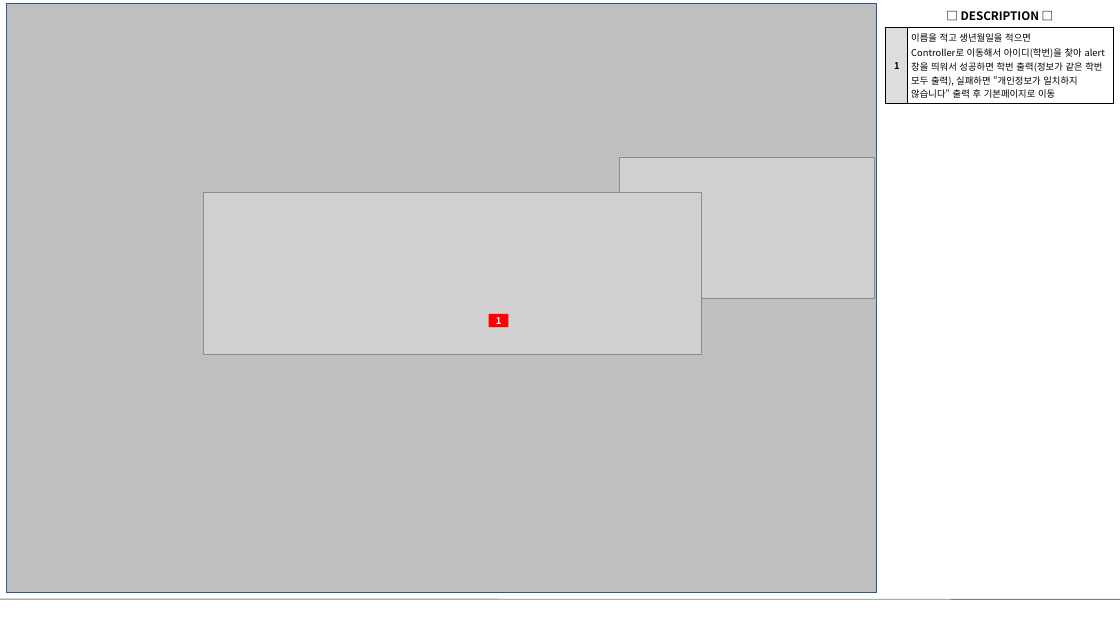
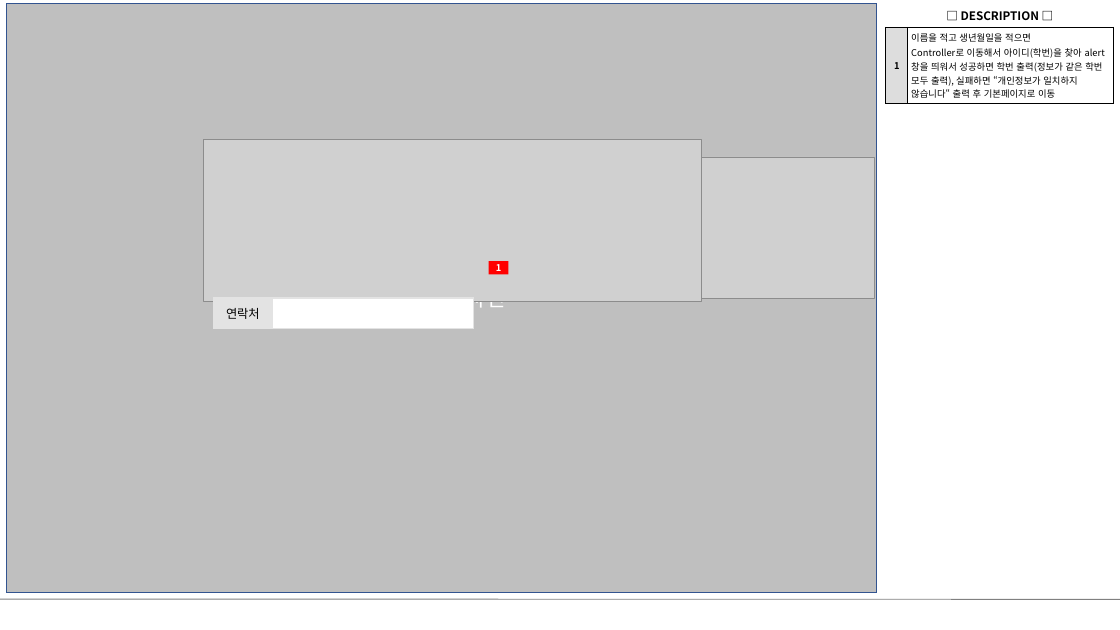
Before and after one commit to stacktack2/second_team_project, a slide deck: slide 2 of 04.산출물 제출/03.화면 설계서/화면설계서v8.pptx. Drawn at 1120x630 pixels with LibreOffice and Linux fonts; fonts in the diff are those of the drawing; grey boxes stand for pictures. Boxes give left, top, right and bottom in pixels: in the first picture for what was removed or moved away, otherwise in the second. Text is boxed around its words. In the diff, an @@ line names an element or a change of style, - is before the commit and + after.

```diff
--- a/04.산출물 제출/03.화면 설계서/화면설계서v8.pptx
+++ b/04.산출물 제출/03.화면 설계서/화면설계서v8.pptx
@@ picture: place and size @@
-picture at [203,192,702,355]
+picture at [203,140,702,302]
@@ rectangle "1": place and size @@
-rectangle "1" at [489,314,509,328]
+rectangle "1" at [489,261,509,275]
@@ rectangle added at [214,298,272,329], fill #E3E3E3, outline #E3E3E3 1 pt, 10.5 pt, text #000000 @@
+연락처
@@ rectangle added at [273,298,474,329], fill #FFFFFF, outline #E3E3E3 1 pt @@
@@ text in rectangle at [378,282,506,312]: text added @@
+대학 관련 사진
```
Also in this commit, not shown: 1 other file.
